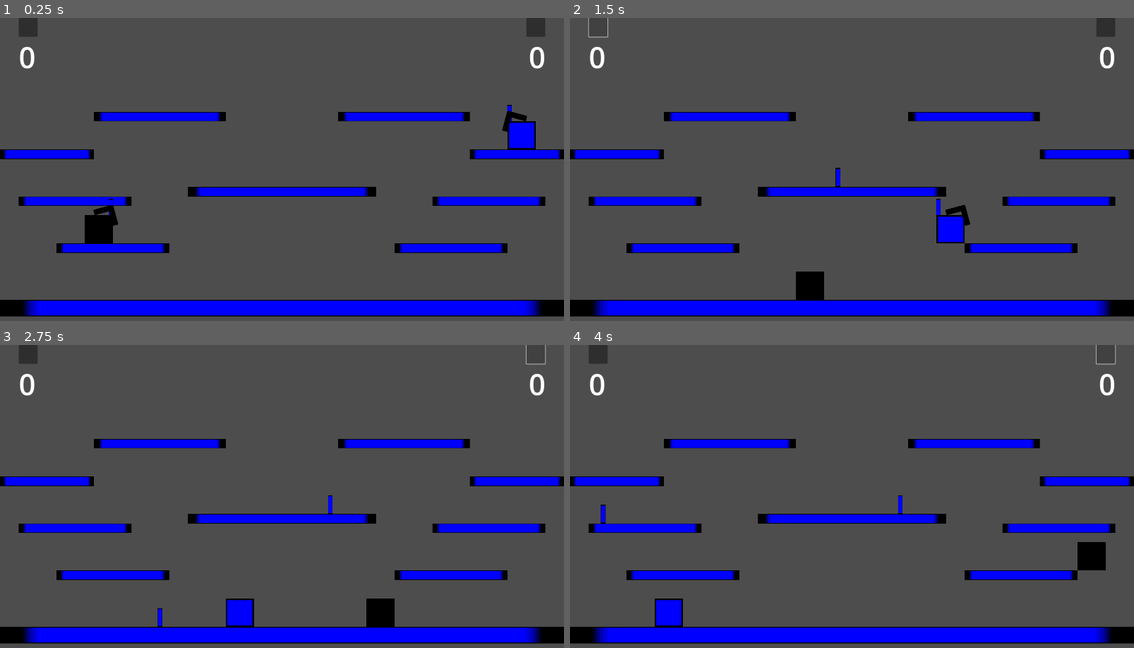
Above: before the commit, frames 1-4 (two rows, left to right).
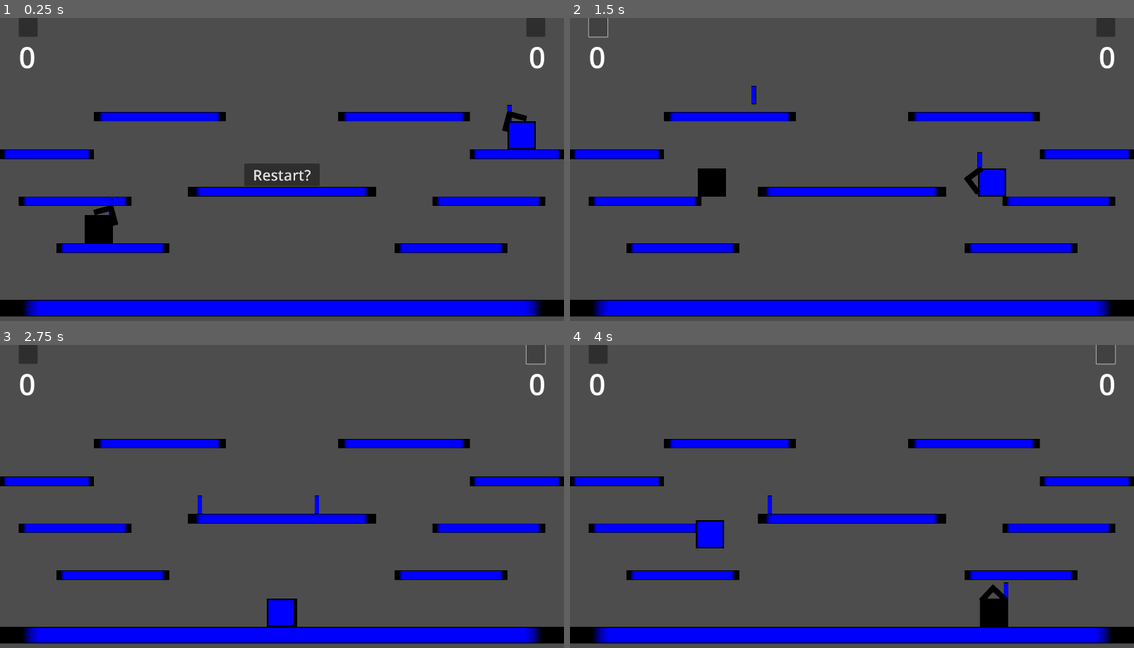
Above: after the commit, the same moments.

Repository: ra314/micro-swords
Game: Godot game, scene res://Scenes/Main.tscn
Two runs of this game, one before a commit and one after it. Both use one fixed random seed, a clock stepped at 60 frames per second and the inputs below.
Inputs (mouse positions are in pixels of both pictures, inside the frame that each line leads up to):
- Up to frame 1 (0.25 s): no input
- Up to frame 2 (1.5 s): click (852, 175) at 0.5 s, where only the run after the commit has a clickable "Restart?"; click (598, 27) at 1.25 s
- Up to frame 3 (2.75 s): click (535, 354) at 2 s
- Up to frame 4 (4 s): click (598, 354) at 2.75 s; click (1105, 354) at 3.5 s

The runs differ from the first frame. In frame 1, 1.0% of the frame differs, in the area x 43-57%, y 48-56%; in frame 2, 2.3%, in the area x 22-78%, y 22-94%; in frame 3, 1.6%; in frame 4, 2.2%.

Commit message:
Added a button to restart at after the game is over.

Diff:
--- a/Scenes/Main.tscn
+++ b/Scenes/Main.tscn
@@ -6,6 +6,14 @@
 [node name="Main" type="Node2D"]
 script = ExtResource("1_2xt38")
 metadata/_edit_horizontal_guides_ = [0.0]
+
+[node name="Restart" type="Button" parent="."]
+offset_left = 832.0
+offset_top = 496.0
+offset_right = 1088.0
+offset_bottom = 573.0
+theme_override_font_sizes/font_size = 50
+text = "Restart?"
 
 [node name="Button1" type="Button" parent="."]
 offset_left = 64.0
--- a/Scripts/Main.gd
+++ b/Scripts/Main.gd
@@ -6,9 +6,10 @@
 # Called when the node enters the scene tree for the first time.
 func _ready():
 	reset()
-	connect_buttons_to_actions()
+	connect_buttons_to_player_actions()
+	$Restart.button_down.connect(restart_level)
 
-func connect_buttons_to_actions():
+func connect_buttons_to_player_actions():
 	Utils.disconnect_all($Button1.button_down)
 	Utils.disconnect_all($Button2.button_down)
 	$Button1.button_down.connect($Black.action)
@@ -103,7 +104,7 @@
 	# we don't want reset to be called twice.
 	if resetting: return
 	if score[get_other_swordsman_name(man)] == ConstData.WIN_SCORE:
-		get_tree().create_timer(RESET_PAUSE_TIME).timeout.connect(end_game)
+		get_tree().create_timer(RESET_PAUSE_TIME).timeout.connect(show_win_screen)
 	else:
 		get_tree().create_timer(RESET_PAUSE_TIME).timeout.connect(reset)
 	resetting = true
@@ -133,11 +134,9 @@
 	add_child(sword2)
 	add_child(black)
 	add_child(blue)
-	connect_buttons_to_actions()
+	connect_buttons_to_player_actions()
 	randomize_spawns()
 	resetting = false
-func end_game():
-	show_win_screen()
 func show_win_screen():
 	var black_wins = score[ENUMS.SWORDSMAN.BLACK] == ConstData.WIN_SCORE
 	var blue_wins = score[ENUMS.SWORDSMAN.BLUE] == ConstData.WIN_SCORE
@@ -150,3 +149,11 @@
 	else:
 		assert(false)
 	$WinText.visible = true
+	$Restart.visible = true
+func restart_level():
+	$WinText.visible = false
+	$Restart.visible = false
+	score[ENUMS.SWORDSMAN.BLACK] = 0
+	score[ENUMS.SWORDSMAN.BLUE] = 0
+	update_ui()
+	reset()
